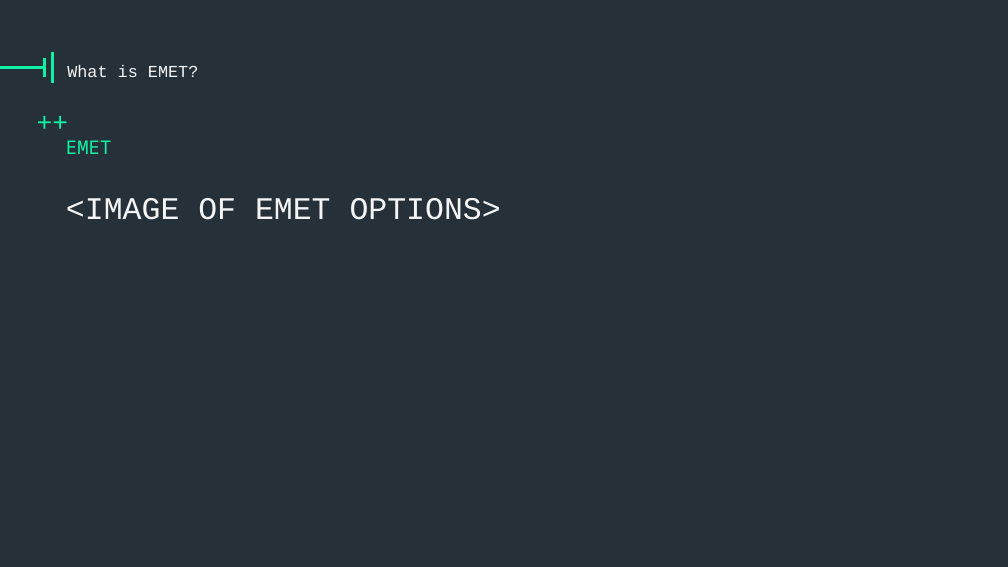
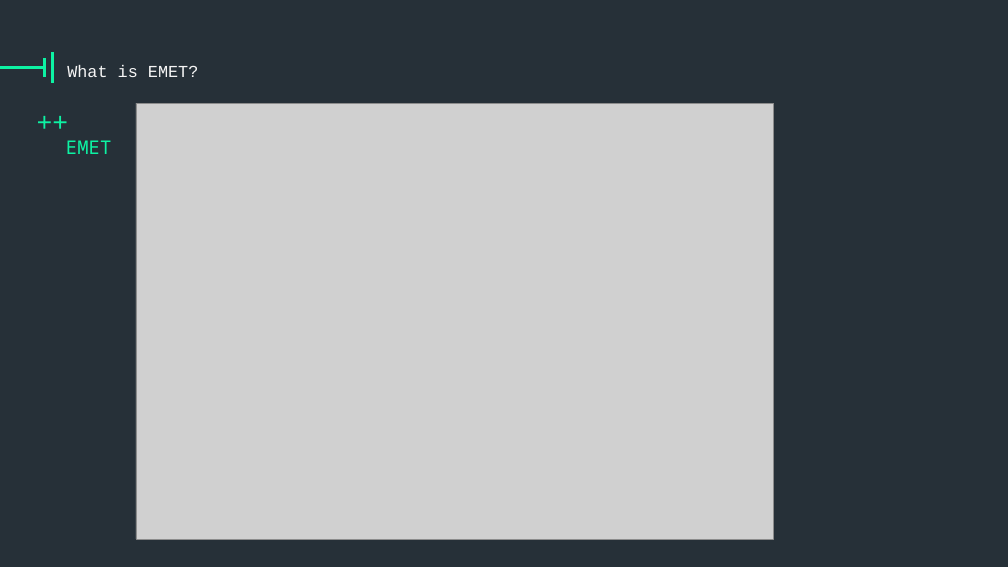
Before and after one commit to vysec/wepwnise-presentation, a slide deck: slide 3 of one-template-to-rule-them-all_emet-part.pptx. Drawn at 1008x567 pixels with LibreOffice and Linux fonts; fonts in the diff are those of the drawing; grey boxes stand for pictures; background and template pictures are left out. Boxes give left, top, right and bottom in pixels: in the first picture for what was removed or moved away, otherwise in the second. Text is boxed around its words. In the diff, an @@ line names an element or a change of style, - is before the commit and + after.

```diff
--- a/one-template-to-rule-them-all_emet-part.pptx
+++ b/one-template-to-rule-them-all_emet-part.pptx
@@ picture added at (136,103,773,539) @@
@@ text removed at (66,198,501,220) @@
-<IMAGE OF EMET OPTIONS>
```
Also in this commit, not shown: 2 other slides changed, 4 slides added, 1 slide removed.
